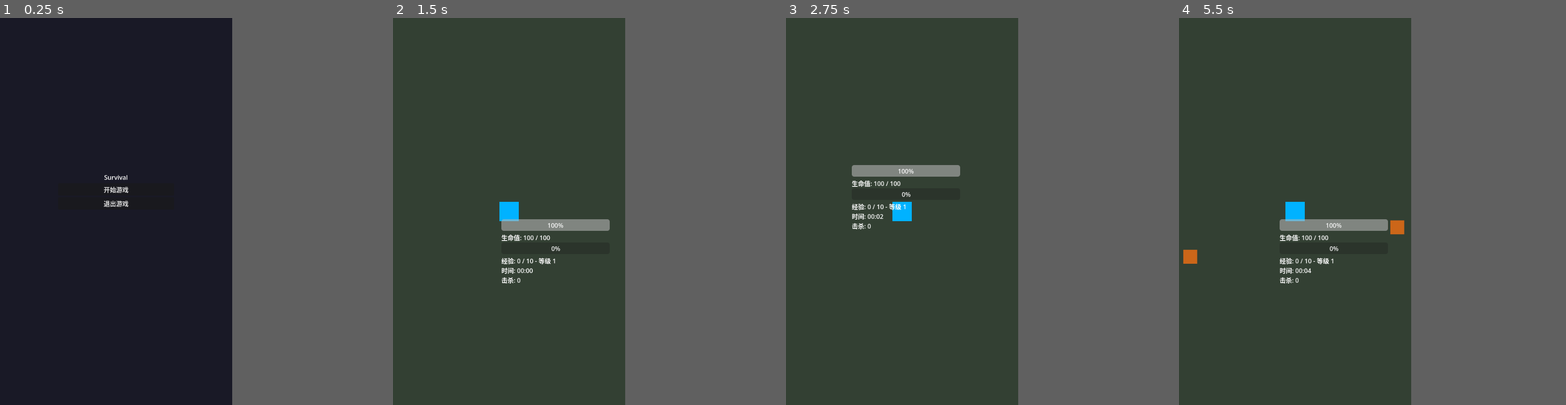
Above: before the commit, frames 1-4 (left to right).
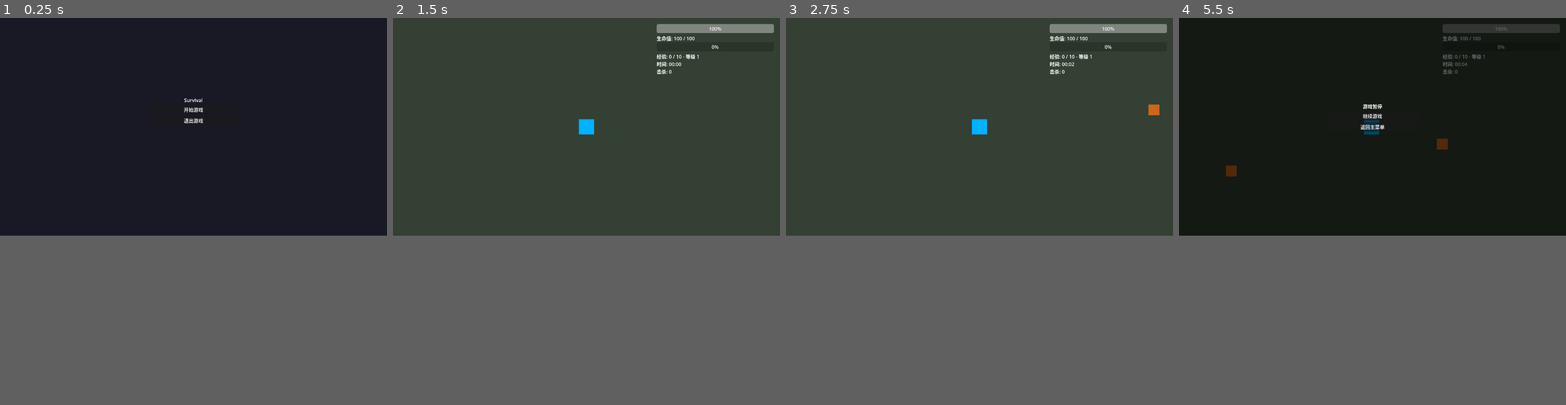
Above: after the commit, the same moments.

Repository: guangliangliang/survival
Game: Godot game, scene res://scenes/menu/MainMenu.tscn
Same seed, same stepped clock (60 frames per second), same inputs: the game is played once before the commit and once after it.
Inputs:
- Up to frame 1 (0.25 s): no input
- Up to frame 2 (1.5 s): click "开始游戏" at 0.5 s; tap Enter at 1.25 s; hold D (move_right) from 1.28 s (still down)
- Up to frame 3 (2.75 s): release D (move_right) at 2.03 s; hold S (move_down) from 2.03 s (still down)
- Up to frame 4 (5.5 s): release S (move_down) at 2.78 s; hold D (move_right) 2.78-3.53 s; hold W (move_up) 3.53-4.28 s; hold A (move_left) from 4.28 s (still down); tap Escape (toggle_pause, bound only after the commit) at 4.9 s
In our replay, the window is 480x800 before the commit and 800x450 after it. These sizes can differ from the game's own. Grey fills any space a smaller window leaves; there, only what the larger window draws over its background counts as a difference.

The runs differ from the first frame. In frame 1, 0.3% of the frame differs, in the area x 26-53%, y 20-49%; in frame 2, 2.5%; in frame 3, 2.6%; in frame 4, 35%, in the area x 0-99%, y 0-69%.
Error before the commit: Parse Error: Cannot use simple "@export" annotation with variable without type or initializer, since type can't be inferred. (res://scripts/components/RangedWe…

Commit message:
修复UI固定在右上角 + 添加射程检查开火 + 改进子弹碰撞

Diff:
--- a/project.godot
+++ b/project.godot
@@ -22,8 +22,9 @@
 
 [display]
 
-window/size/viewport_width=600
-window/size/viewport_height=1000
+window/size/viewport_width=1280
+window/size/viewport_height=720
+window/stretch/aspect="ignore"
 
 [input]
 
@@ -51,6 +52,11 @@
 , Object(InputEventKey,"resource_local_to_scene":false,"resource_name":"","device":-1,"window_id":0,"alt_pressed":false …(186 unchanged characters)…
 ]
 }
+toggle_pause={
+"deadzone": 0.5,
+"events": [Object(InputEventKey,"resource_local_to_scene":false,"resource_name":"","device":-1,"window_id":0,"alt_pressed":false,"shift_pressed":false,"ctrl_pressed":false,"meta_pressed":false,"pressed":false,"keycode":0,"physical_keycode":4194305,"key_label":0,"unicode":0,"location":0,"echo":false,"script":null)
+]
+}
 
 [rendering]
 
--- a/scenes/game/Bullet.tscn
+++ b/scenes/game/Bullet.tscn
@@ -3,16 +3,16 @@
 [ext_resource type="Script" path="res://scripts/components/Bullet.gd" id="1"]
 
 [sub_resource type="CircleShape2D" id="CircleShape2D_1"]
-radius = 6.0
+radius = 10.0
 
 [node name="Bullet" type="Area2D"]
 script = ExtResource("1")
 
 [node name="Sprite2D" type="ColorRect" parent="."]
-offset_left = -6.0
-offset_top = -6.0
-offset_right = 6.0
-offset_bottom = 6.0
+offset_left = -10.0
+offset_top = -10.0
+offset_right = 10.0
+offset_bottom = 10.0
 color = Color(1, 1, 0, 1)
 
 [node name="CollisionShape2D" type="CollisionShape2D" parent="."]
--- a/scenes/game/Game.gd
+++ b/scenes/game/Game.gd
@@ -3,33 +3,45 @@
 @onready var game_world = $GameWorld
 @onready var enemy_spawner = $EnemySpawner
 @onready var camera = $Camera2D
-@onready var game_ui = $GameUI
-@onready var health_bar = $GameUI/HealthBar
-@onready var health_label = $GameUI/HealthLabel
-@onready var exp_bar = $GameUI/ExpBar
-@onready var exp_label = $GameUI/ExpLabel
-@onready var time_label = $GameUI/TimeLabel
-@onready var kill_label = $GameUI/KillLabel
-@onready var game_over_screen = $GameUI/GameOverScreen
-@onready var restart_button = $GameUI/GameOverScreen/VBoxContainer/RestartButton
-@onready var menu_button = $GameUI/GameOverScreen/VBoxContainer/MenuButton
+@onready var game_ui = $CanvasLayer/GameUI
+@onready var health_bar = $CanvasLayer/GameUI/HealthBar
+@onready var health_label = $CanvasLayer/GameUI/HealthLabel
+@onready var exp_bar = $CanvasLayer/GameUI/ExpBar
+@onready var exp_label = $CanvasLayer/GameUI/ExpLabel
+@onready var time_label = $CanvasLayer/GameUI/TimeLabel
+@onready var kill_label = $CanvasLayer/GameUI/KillLabel
+@onready var game_over_screen = $CanvasLayer/GameUI/GameOverScreen
+@onready var restart_button = $CanvasLayer/GameUI/GameOverScreen/VBoxContainer/RestartButton
+@onready var menu_button = $CanvasLayer/GameUI/GameOverScreen/VBoxContainer/MenuButton
+@onready var pause_screen = $CanvasLayer/GameUI/PauseScreen
+@onready var resume_button = $CanvasLayer/GameUI/PauseScreen/VBoxContainer2/ResumeButton
+@onready var pause_menu_button = $CanvasLayer/GameUI/PauseScreen/VBoxContainer2/PauseMenuButton
 
 var player = null
+var is_paused = false
 
 func _ready() -> void:
 	restart_button.pressed.connect(_on_restart_button_pressed)
 	menu_button.pressed.connect(_on_menu_button_pressed)
+	resume_button.pressed.connect(_on_resume_button_pressed)
+	pause_menu_button.pressed.connect(_on_pause_menu_button_pressed)
 
 	_start_game()
 
 func _process(delta: float) -> void:
-	GameManager.update_game_time(delta)
-	_update_ui()
-	if player:
-		camera.global_position = player.global_position
+	if Input.is_action_just_pressed("toggle_pause") and not game_over_screen.visible:
+		_toggle_pause()
+
+	if not is_paused:
+		GameManager.update_game_time(delta)
+		_update_ui()
+		if player:
+			camera.global_position = player.global_position
 
 func _start_game() -> void:
 	game_over_screen.visible = false
+	pause_screen.visible = false
+	is_paused = false
 
 	player = preload("res://scenes/game/Player.tscn").instantiate()
 	player.global_position = Vector2.ZERO
@@ -41,6 +53,23 @@
 	enemy_spawner.start_spawning()
 
 	GameManager.start_game()
+
+func _toggle_pause() -> void:
+	is_paused = not is_paused
+	pause_screen.visible = is_paused
+	get_tree().paused = is_paused
+	enemy_spawner.is_spawning = not is_paused
+	if is_paused:
+		enemy_spawner.spawn_timer.stop()
+	else:
+		enemy_spawner.spawn_timer.start()
+
+func _on_resume_button_pressed() -> void:
+	_toggle_pause()
+
+func _on_pause_menu_button_pressed() -> void:
+	get_tree().paused = false
+	get_tree().change_scene_to_file("res://scenes/menu/MainMenu.tscn")
 
 func _update_ui() -> void:
 	if player and "health_component" in player:
--- a/scenes/game/Game.tscn
+++ b/scenes/game/Game.tscn
@@ -26,68 +26,88 @@
 spawn_radius = 600.0
 base_spawn_interval = 2.0
 
-[node name="GameUI" type="Control" parent="."]
+[node name="CanvasLayer" type="CanvasLayer" parent="."]
+
+[node name="GameUI" type="Control" parent="CanvasLayer"]
 anchors_preset = 15
 anchor_right = 1.0
 anchor_bottom = 1.0
 
-[node name="HealthBar" type="ProgressBar" parent="GameUI"]
+[node name="HealthBar" type="ProgressBar" parent="CanvasLayer/GameUI"]
+anchors_preset = 2
+anchor_left = 0.666
+anchor_right = 1.0
 offset_left = 20.0
 offset_top = 20.0
-offset_right = 300.0
+offset_right = -20.0
 offset_bottom = 50.0
 max_value = 100.0
 value = 100.0
 
-[node name="HealthLabel" type="Label" parent="GameUI"]
+[node name="HealthLabel" type="Label" parent="CanvasLayer/GameUI"]
+anchors_preset = 2
+anchor_left = 0.666
+anchor_right = 1.0
 offset_left = 20.0
 offset_top = 55.0
-offset_right = 300.0
+offset_right = -20.0
 offset_bottom = 75.0
 text = "生命值: 100 / 100"
 
-[node name="ExpBar" type="ProgressBar" parent="GameUI"]
+[node name="ExpBar" type="ProgressBar" parent="CanvasLayer/GameUI"]
+anchors_preset = 2
+anchor_left = 0.666
+anchor_right = 1.0
 offset_left = 20.0
 offset_top = 80.0
-offset_right = 300.0
+offset_right = -20.0
 offset_bottom = 110.0
 max_value = 10.0
 value = 0.0
 
-[node name="ExpLabel" type="Label" parent="GameUI"]
+[node name="ExpLabel" type="Label" parent="CanvasLayer/GameUI"]
+anchors_preset = 2
+anchor_left = 0.666
+anchor_right = 1.0
 offset_left = 20.0
 offset_top = 115.0
-offset_right = 300.0
+offset_right = -20.0
 offset_bottom = 135.0
 text = "经验: 0 / 10 - 等级 1"
 
-[node name="TimeLabel" type="Label" parent="GameUI"]
+[node name="TimeLabel" type="Label" parent="CanvasLayer/GameUI"]
+anchors_preset = 2
+anchor_left = 0.666
+anchor_right = 1.0
 offset_left = 20.0
 offset_top = 140.0
-offset_right = 300.0
+offset_right = -20.0
 offset_bottom = 160.0
 text = "时间: 00:00"
 
-[node name="KillLabel" type="Label" parent="GameUI"]
+[node name="KillLabel" type="Label" parent="CanvasLayer/GameUI"]
+anchors_preset = 2
+anchor_left = 0.666
+anchor_right = 1.0
 offset_left = 20.0
 offset_top = 165.0
-offset_right = 300.0
+offset_right = -20.0
 offset_bottom = 185.0
 text = "击杀: 0"
 
-[node name="GameOverScreen" type="Control" parent="GameUI"]
+[node name="GameOverScreen" type="Control" parent="CanvasLayer/GameUI"]
 visible = false
 anchors_preset = 15
 anchor_right = 1.0
 anchor_bottom = 1.0
 
-[node name="ColorRect" type="ColorRect" parent="GameUI/GameOverScreen"]
+[node name="ColorRect" type="ColorRect" parent="CanvasLayer/GameUI/GameOverScreen"]
 anchors_preset = 15
 anchor_right = 1.0
 anchor_bottom = 1.0
 color = Color(0, 0, 0, 0.8)
 
-[node name="VBoxContainer" type="VBoxContainer" parent="GameUI/GameOverScreen"]
+[node name="VBoxContainer" type="VBoxContainer" parent="CanvasLayer/GameUI/GameOverScreen"]
 anchors_preset = 8
 anchor_left = 0.5
 anchor_top = 0.5
@@ -98,21 +118,63 @@
 offset_right = 150.0
 offset_bottom = 80.0
 
-[node name="GameOverLabel" type="Label" parent="GameUI/GameOverScreen/VBoxContainer"]
+[node name="GameOverLabel" type="Label" parent="CanvasLayer/GameUI/GameOverScreen/VBoxContainer"]
 offset_right = 300.0
 offset_bottom = 60.0
 text = "游戏结束"
 horizontal_alignment = 1
 vertical_alignment = 1
 
-[node name="RestartButton" type="Button" parent="GameUI/GameOverScreen/VBoxContainer"]
+[node name="RestartButton" type="Button" parent="CanvasLayer/GameUI/GameOverScreen/VBoxContainer"]
 offset_top = 68.0
 offset_right = 300.0
 offset_bottom = 120.0
 text = "重新开始"
 
-[node name="MenuButton" type="Button" parent="GameUI/GameOverScreen/VBoxContainer"]
+[node name="MenuButton" type="Button" parent="CanvasLayer/GameUI/GameOverScreen/VBoxContainer"]
 offset_top = 128.0
 offset_right = 300.0
 offset_bottom = 180.0
 text = "返回主菜单"
+
+[node name="PauseScreen" type="Control" parent="CanvasLayer/GameUI"]
+visible = false
+anchors_preset = 15
+anchor_right = 1.0
+anchor_bottom = 1.0
+
+[node name="ColorRect2" type="ColorRect" parent="CanvasLayer/GameUI/PauseScreen"]
+anchors_preset = 15
+anchor_right = 1.0
+anchor_bottom = 1.0
+color = Color(0, 0, 0, 0.6)
+
+[node name="VBoxContainer2" type="VBoxContainer" parent="CanvasLayer/GameUI/PauseScreen"]
+anchors_preset = 8
+anchor_left = 0.5
+anchor_top = 0.5
+anchor_right = 0.5
+anchor_bottom = 0.5
+offset_left = -150.0
+offset_top = -80.0
+offset_right = 150.0
+offset_bottom = 80.0
+
+[node name="PauseLabel" type="Label" parent="CanvasLayer/GameUI/PauseScreen/VBoxContainer2"]
+offset_right = 300.0
+offset_bottom = 60.0
+text = "游戏暂停"
+horizontal_alignment = 1
+vertical_alignment = 1
+
+[node name="ResumeButton" type="Button" parent="CanvasLayer/GameUI/PauseScreen/VBoxContainer2"]
+offset_top = 68.0
+offset_right = 300.0
+offset_bottom = 120.0
+text = "继续游戏"
+
+[node name="PauseMenuButton" type="Button" parent="CanvasLayer/GameUI/PauseScreen/VBoxContainer2"]
+offset_top = 128.0
+offset_right = 300.0
+offset_bottom = 180.0
+text = "返回主菜单"
--- a/scenes/game/Player.tscn
+++ b/scenes/game/Player.tscn
@@ -1,8 +1,7 @@
-[gd_scene load_steps=4 format=3]
+[gd_scene load_steps=3 format=3]
 
 [ext_resource type="Script" path="res://scripts/systems/Player.gd" id="1"]
 [ext_resource type="Script" path="res://scripts/components/HealthComponent.gd" id="2"]
-[ext_resource type="Script" path="res://scripts/components/MeleeWeapon.gd" id="3"]
 [ext_resource type="Script" path="res://scripts/components/RangedWeapon.gd" id="4"]
 [ext_resource type="PackedScene" path="res://scenes/game/Bullet.tscn" id="5"]
 
@@ -30,24 +29,17 @@
 
 [node name="WeaponsNode" type="Node2D" parent="."]
 
-[node name="MeleeWeapon" type="Area2D" parent="WeaponsNode"]
-script = ExtResource("3")
-damage = 20.0
-attack_range = 80.0
-attack_cooldown = 0.5
-knockback_force = 200.0
-
 [node name="RangedWeapon" type="Node2D" parent="WeaponsNode"]
 script = ExtResource("4")
-damage = 10.0
-fire_rate = 10.0
-bullet_speed = 500.0
+damage = 25.0
+fire_rate = 30.0
+bullet_speed = 800.0
 bullet_scene = ExtResource("5")
-bullet_pool_size = 50
+bullet_pool_size = 150
+fire_range = 800.0
 
 [node name="WeaponTimer" type="Timer" parent="."]
 wait_time = 0.1
 autostart = true
 
-[connection signal="timeout" from="WeaponTimer" to="WeaponsNode/MeleeWeapon" method="attack"]
 [connection signal="timeout" from="WeaponTimer" to="WeaponsNode/RangedWeapon" method="fire"]
--- a/scenes/menu/MainMenu.gd
+++ b/scenes/menu/MainMenu.gd
@@ -8,7 +8,7 @@
 	quit_button.pressed.connect(_on_quit_button_pressed)
 
 func _on_start_button_pressed() -> void:
-		get_tree().change_scene_to_file("res://scenes/game/Game.tscn")
+	get_tree().change_scene_to_file("res://scenes/game/Game.tscn")
 
 func _on_quit_button_pressed() -> void:
 	get_tree().quit()
--- a/scripts/components/Bullet.gd
+++ b/scripts/components/Bullet.gd
@@ -9,6 +9,7 @@
 
 func _ready() -> void:
 	body_entered.connect(_on_body_entered)
+	area_entered.connect(_on_area_entered)
 
 func _process(delta: float) -> void:
 	if not active:
@@ -21,11 +22,17 @@
 		_deactivate()
 
 func _on_body_entered(body: Node) -> void:
+	_check_hit(body)
+
+func _on_area_entered(area: Area2D) -> void:
+	_check_hit(area.get_parent())
+
+func _check_hit(node: Node) -> void:
 	if not active:
 		return
 
-	if body.is_in_group("enemy"):
-		var health_comp = body.get_node_or_null("HealthComponent")
+	if node.is_in_group("enemy"):
+		var health_comp = node.get_node_or_null("HealthComponent")
 		if health_comp:
 			health_comp.take_damage(damage)
 		_deactivate()
--- a/scripts/components/RangedWeapon.gd
+++ b/scripts/components/RangedWeapon.gd
@@ -3,14 +3,15 @@
 @export var damage: float = 10.0
 @export var fire_rate: float = 10.0
 @export var bullet_speed: float = 500.0
-@export var bullet_scene
+@export var bullet_scene: PackedScene
 @export var bullet_pool_size: int = 50
+@export var fire_range: float = 400.0
 
 var fire_timer: Timer = Timer.new()
 var can_fire: bool = true
 var bullet_pool = []
-var target = null
 var weapon_sprite = null
+var current_angle = 0.0
 
 func _ready():
 	add_child(fire_timer)
@@ -24,12 +25,28 @@
 		get_tree().root.add_child(bullet)
 		bullet_pool.append(bullet)
 
-	target = GameManager.player
 	weapon_sprite = get_node_or_null("Sprite2D")
 
 func fire():
-	if not can_fire or not target:
+	if not can_fire:
 		return
+
+	# 找最近的敌人
+	var target = null
+	var min_dist = INF
+
+	for node in get_tree().get_nodes_in_group("enemy"):
+		var dist = global_position.distance_to(node.global_position)
+		if dist < min_dist:
+			min_dist = dist
+			target = node
+
+	# 如果有敌人，检查射程
+	if target:
+		if min_dist > fire_range:
+			return  # 超出射程，不开火
+	else:
+		return  # 没有敌人，不开火
 
 	can_fire = false
 	fire_timer.start()
@@ -39,12 +56,7 @@
 	var bullet = _get_bullet_from_pool()
 	if bullet:
 		bullet.global_position = global_position
-		var nearest_enemy = _find_nearest_enemy()
-		var direction: Vector2
-		if nearest_enemy:
-			direction = (nearest_enemy.global_position - global_position).normalized()
-		else:
-			direction = Vector2.RIGHT
+		var direction = (target.global_position - global_position).normalized()
 
 		bullet.direction = direction
 		bullet.speed = bullet_speed
@@ -55,7 +67,6 @@
 func _play_fire_animation():
 	if weapon_sprite:
 		pass
-		# 这里将来可以播放射击动画
 
 func _get_bullet_from_pool():
 	for bullet in bullet_pool:
@@ -67,12 +78,16 @@
 	var nearest = null
 	var min_distance = INF
 
-	for child in get_tree().root.get_node("Game/GameWorld").get_children():
-		if child.is_in_group("enemy") and child.has_method("is_alive") and child.is_alive:
-			var distance = global_position.distance_to(child.global_position)
+	# 获取所有敌人组的节点
+	var enemies = get_tree().get_nodes_in_group("enemy")
+	for enemy in enemies:
+		# 检查敌人是否有生命值组件并且还活着
+		var health_comp = enemy.get_node_or_null("HealthComponent")
+		if health_comp and health_comp.current_health > 0:
+			var distance = global_position.distance_to(enemy.global_position)
 			if distance < min_distance:
 				min_distance = distance
-				nearest = child
+				nearest = enemy
 	return nearest
 
 func _on_fire_cooldown_finished():
--- a/scripts/managers/EnemySpawner.gd
+++ b/scripts/managers/EnemySpawner.gd
@@ -43,4 +43,6 @@
 	var spawn_pos = player.global_position + Vector2(cos(angle), sin(angle)) * distance
 	enemy.global_position = spawn_pos
 
-	get_tree().root.get_node("Game/GameWorld").add_child(enemy)
+	var game_world = get_tree().root.get_node_or_null("Game/GameWorld")
+	if game_world:
+		game_world.add_child(enemy)
--- a/scripts/systems/Enemy.gd
+++ b/scripts/systems/Enemy.gd
@@ -4,13 +4,20 @@
 @export var damage: float = 10.0
 @export var exp_reward: int = 5
 @onready var health_component = $HealthComponent
+@onready var sprite = $Sprite2D
 
 var target = null
 var is_alive: bool = true
+var is_flashing = false
+var flash_timer = 0.0
+var flash_duration = 0.1
+var original_modulate = Color(1, 1, 1, 1)
 
 func _ready() -> void:
 	health_component.died.connect(_on_died)
+	health_component.health_changed.connect(_on_health_changed)
 	target = GameManager.player
+	original_modulate = sprite.modulate
 
 func _physics_process(delta: float) -> void:
 	if not target or not is_alive:
@@ -19,6 +26,22 @@
 	var direction = (target.global_position - global_position).normalized()
 	velocity = direction * move_speed
 	move_and_slide()
+
+func _process(delta: float):
+	if is_flashing:
+		flash_timer += delta
+		if flash_timer >= flash_duration:
+			is_flashing = false
+			sprite.modulate = original_modulate
+
+func _on_health_changed(current_health: float, max_health: float):
+	if current_health < max_health:
+		_flash()
+
+func _flash():
+	is_flashing = true
+	flash_timer = 0.0
+	sprite.modulate = Color(1, 0, 0, 1)
 
 func _on_died() -> void:
 	is_alive = false
--- a/scripts/systems/Player.gd
+++ b/scripts/systems/Player.gd
@@ -4,12 +4,19 @@
 
 @export var move_speed: float = 200.0
 @onready var health_component = $HealthComponent
+@onready var sprite = $Sprite2D
 
 var current_weapon = null
+var is_flashing = false
+var flash_timer = 0.0
+var flash_duration = 0.1
+var original_modulate = Color(1, 1, 1, 1)
 
 func _ready() -> void:
 	GameManager.player = self
 	health_component.died.connect(_on_died)
+	health_component.health_changed.connect(_on_health_changed)
+	original_modulate = sprite.modulate
 
 func _physics_process(delta: float) -> void:
 	var input_dir = Vector2.ZERO
@@ -22,6 +29,22 @@
 	velocity = input_dir * move_speed
 	move_and_slide()
 
+func _process(delta: float):
+	if is_flashing:
+		flash_timer += delta
+		if flash_timer >= flash_duration:
+			is_flashing = false
+			sprite.modulate = original_modulate
+
+func _on_health_changed(current_health: float, max_health: float):
+	if current_health < max_health:
+		_flash()
+
+func _flash():
+	is_flashing = true
+	flash_timer = 0.0
+	sprite.modulate = Color(1, 0, 0, 1)
+
 func _on_died() -> void:
 	GameManager.player_died.emit()
 	GameManager.end_game()
